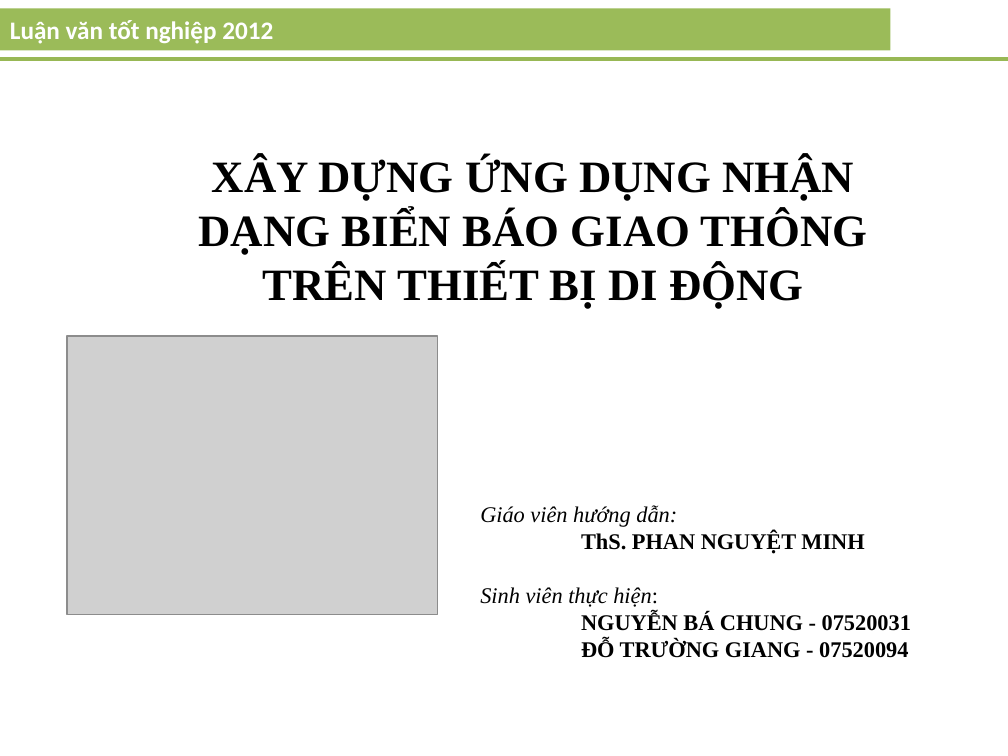
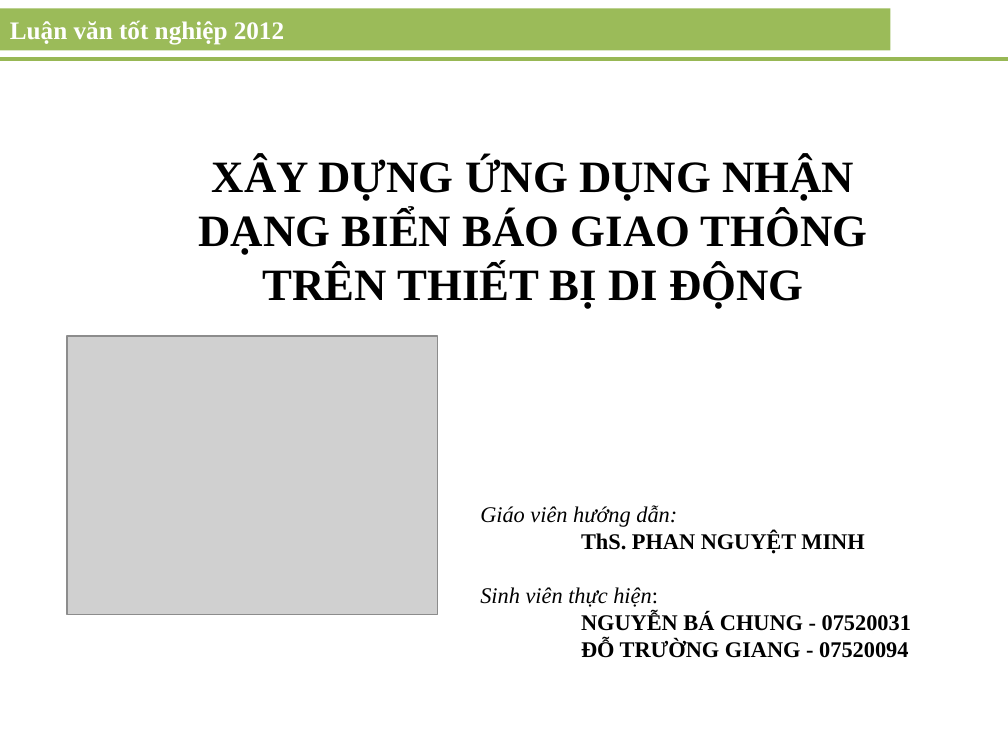
Before and after one commit to vniu/sign-traffic-recognition, a slide deck: slide 1 of doc/LuanVan.pptx. Drawn at 1008x756 pixels with LibreOffice and Linux fonts; fonts in the diff are those of the drawing; grey boxes stand for pictures. Boxes give left, top, right and bottom in pixels: in the first picture for what was removed or moved away, otherwise in the second. Text is boxed around its words. In the diff, an @@ line names an element or a change of style, - is before the commit and + after.

```diff
--- a/doc/LuanVan.pptx
+++ b/doc/LuanVan.pptx
@@ rectangle "Luận văn tốt nghiệp 2012" at <box>0,8,890,50</box>: font Calibri to Times New Roman @@
```
Also in this commit, not shown: 14 other slides changed, 4 slides added, 1 other file.
